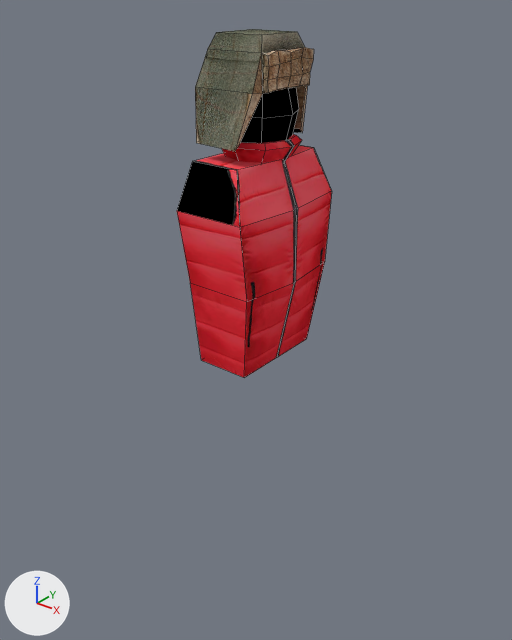
Renders of the Blender file SGJWS19/Assets/Models/character.blend from each side of a commit.
Both versions are drawn from a 50 mm camera at (8.27, -10.39, 2.15) aimed at (0.0, -0.05, -4.26). Lighting does not change. The marker at lower left points along +X, +Y and +Z. Mesh edges are drawn as thin lines.
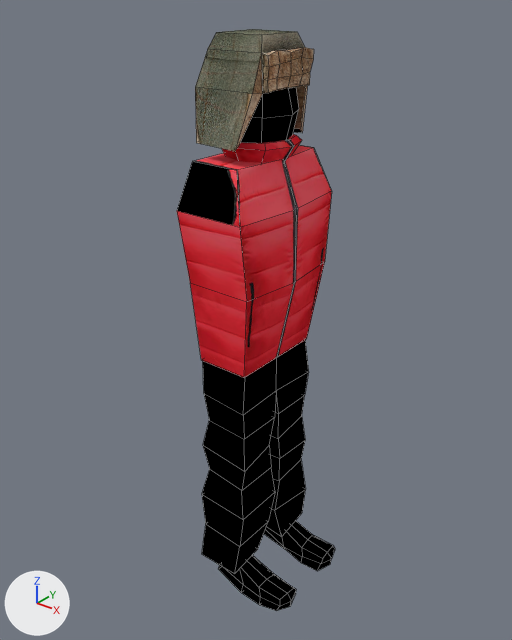
Scene script edits in JSON lines:
```json
{"op": "add", "block": "me_cube_003", "code": ["me_cube_003 = bpy.data.meshes.new('Cube.003')", "me_cube_003.from_pydata(...)  # 128 vertices, 122 faces; spans x -0.73..1.69, y -2.72..-0.11, z -4.69..1.0", "me_cube_003.materials.append(mat_character)  # picture img_character_psd"]}
{"op": "add", "block": "ob_legs", "code": ["ob_legs = bpy.data.objects.new('Legs', me_cube_003)", "ob_legs.location = (-0.05, 1.41, -5.99)"]}
```

Changed parts and their boxes (x1, y1, x2, y2) in the pictures (512 x 640 px):
```json
{"object": "Legs", "change": "added", "after": [202, 340, 335, 611], "on screen": "black"}
```
